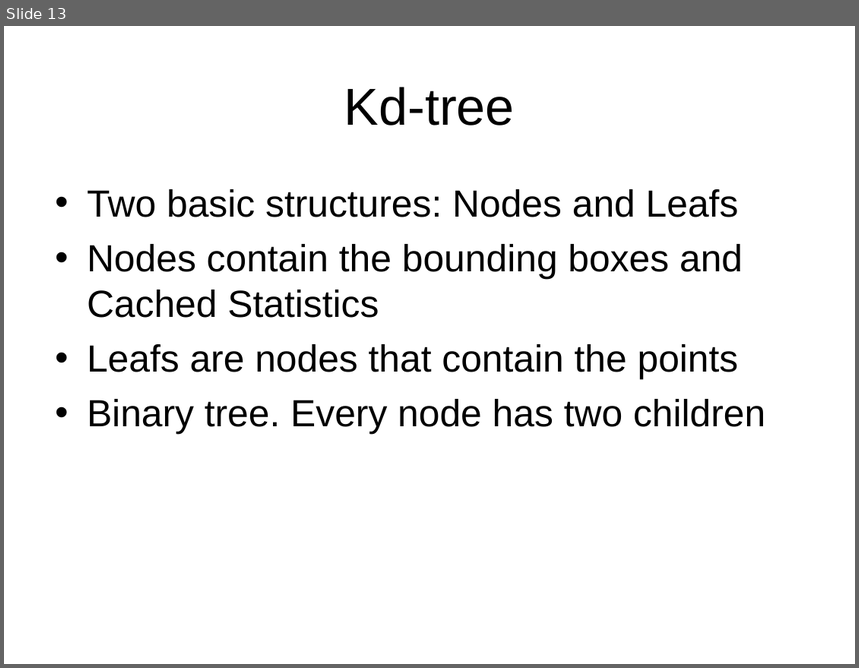
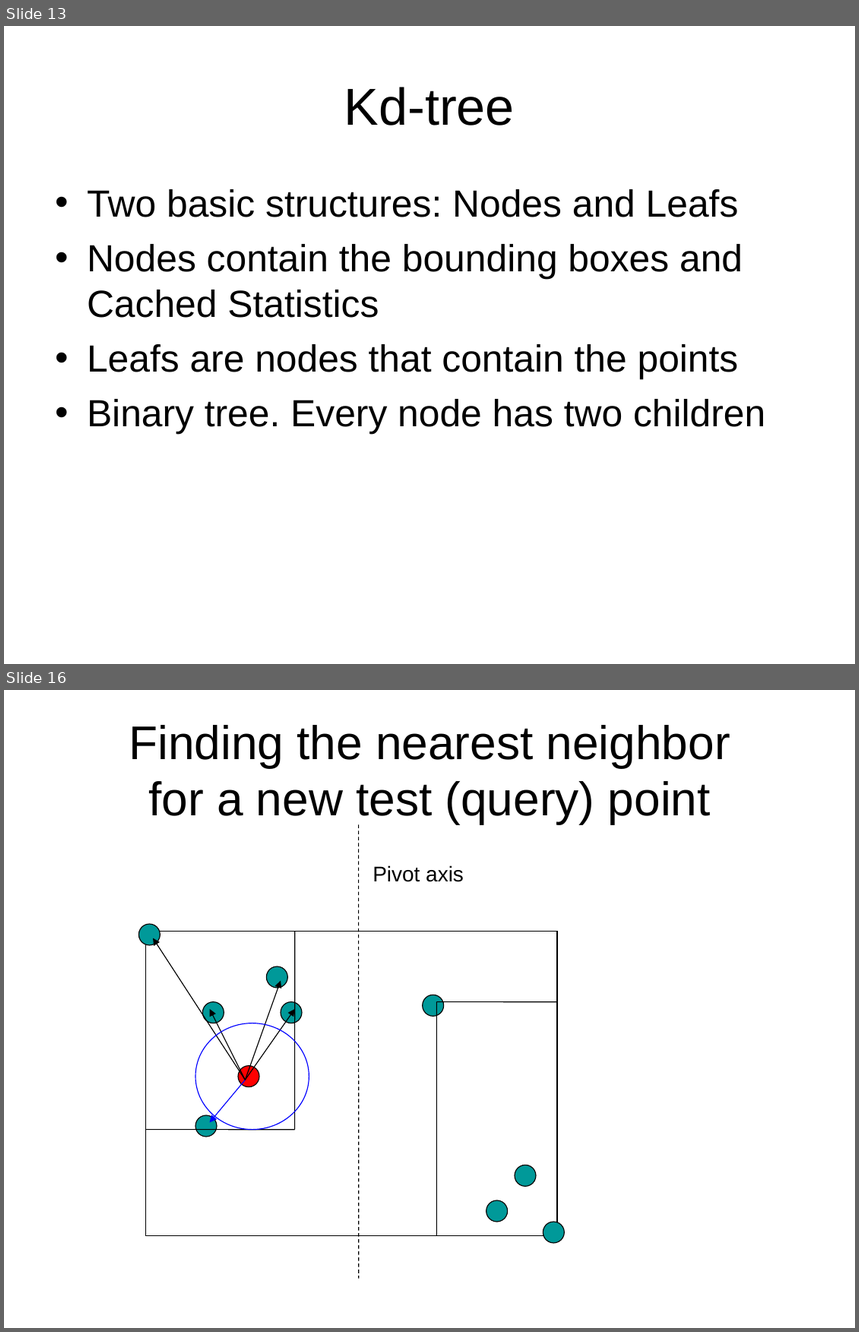
Before and after one commit to subailong/mlpack, a slide deck: fastlib/u/nvasil/docs/proposal/proposal.ppt. Shown one above the other, each under a label of ours: slide 13 before the commit, slides 13 and 16 after it; the slides between them are not shown. The pictures are 859x668 and 859x1332 pixels, drawn with LibreOffice and Linux fonts; fonts in the diff are those of the drawing. Boxes give left, top, right and bottom in pixels: in the first picture for what was removed or moved away, otherwise in the second. Text is boxed around its words. In the diff, an @@ line names an element or a change of style, - is before the commit and + after.

```diff
--- a/fastlib/u/nvasil/docs/proposal/proposal.ppt
+++ b/fastlib/u/nvasil/docs/proposal/proposal.ppt
@@ slide 16 added at (4, 690, 855, 1328), background #FFFFFF @@
@@ title added at (129, 725, 731, 824), 40 pt, text #000000 @@
+Finding the nearest neighbor
+for a new test (query) point
@@ line added from (359, 825) to (359, 1279), #000000 0.74 pt dashed @@
@@ text added at (373, 866, 464, 882), 18 pt, text #000000 @@
+Pivot axis
@@ ellipse added at (139, 924, 160, 945), fill #009999, outline #000000 0.74 pt @@
@@ rectangle added at (146, 931, 557, 1236), outline #000000 0.74 pt @@
@@ arrow added from (245, 1080) to (153, 939), #000000 0.74 pt @@
@@ line added from (295, 1130) to (295, 931), #000000 0.74 pt @@
@@ arrow added from (245, 1080) to (281, 981), #000000 0.74 pt @@
@@ ellipse added at (266, 967, 287, 988), fill #009999, outline #000000 0.74 pt @@
@@ ellipse added at (202, 1002, 224, 1024), fill #009999, outline #000000 0.74 pt @@
@@ ellipse added at (281, 1002, 302, 1024), fill #009999, outline #000000 0.74 pt @@
@@ ellipse added at (423, 995, 444, 1016), fill #009999, outline #000000 0.74 pt @@
@@ line added from (436, 1002) to (557, 1002), #000000 0.74 pt @@
@@ line added from (436, 1002) to (436, 1236), #000000 0.74 pt @@
@@ ellipse added at (196, 1024, 309, 1130), outline #0000FF 0.74 pt @@
@@ arrow added from (245, 1080) to (210, 1009), #000000 0.74 pt @@
@@ arrow added from (245, 1080) to (295, 1009), #000000 0.74 pt @@
@@ ellipse added at (238, 1066, 259, 1087), fill #FF0000, outline #000000 0.74 pt @@
@@ arrow added from (245, 1080) to (210, 1122), #0000FF 0.74 pt @@
@@ ellipse added at (196, 1116, 217, 1137), fill #009999, outline #000000 0.74 pt @@
@@ line added from (146, 1130) to (295, 1130), #000000 0.74 pt @@
@@ ellipse added at (515, 1165, 536, 1186), fill #009999, outline #000000 0.74 pt @@
@@ ellipse added at (487, 1201, 508, 1222), fill #009999, outline #000000 0.74 pt @@
@@ ellipse added at (543, 1222, 564, 1243), fill #009999, outline #000000 0.74 pt @@
```
Also in this commit, not shown: 18 other slides added, 3 slides removed.
